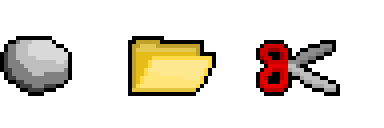
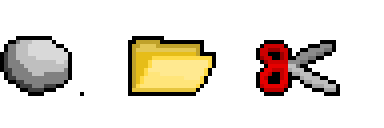
Layer changes from the first 384px x 128px image to the second:
painted on "Layer 1" over [80,92,84,96]
